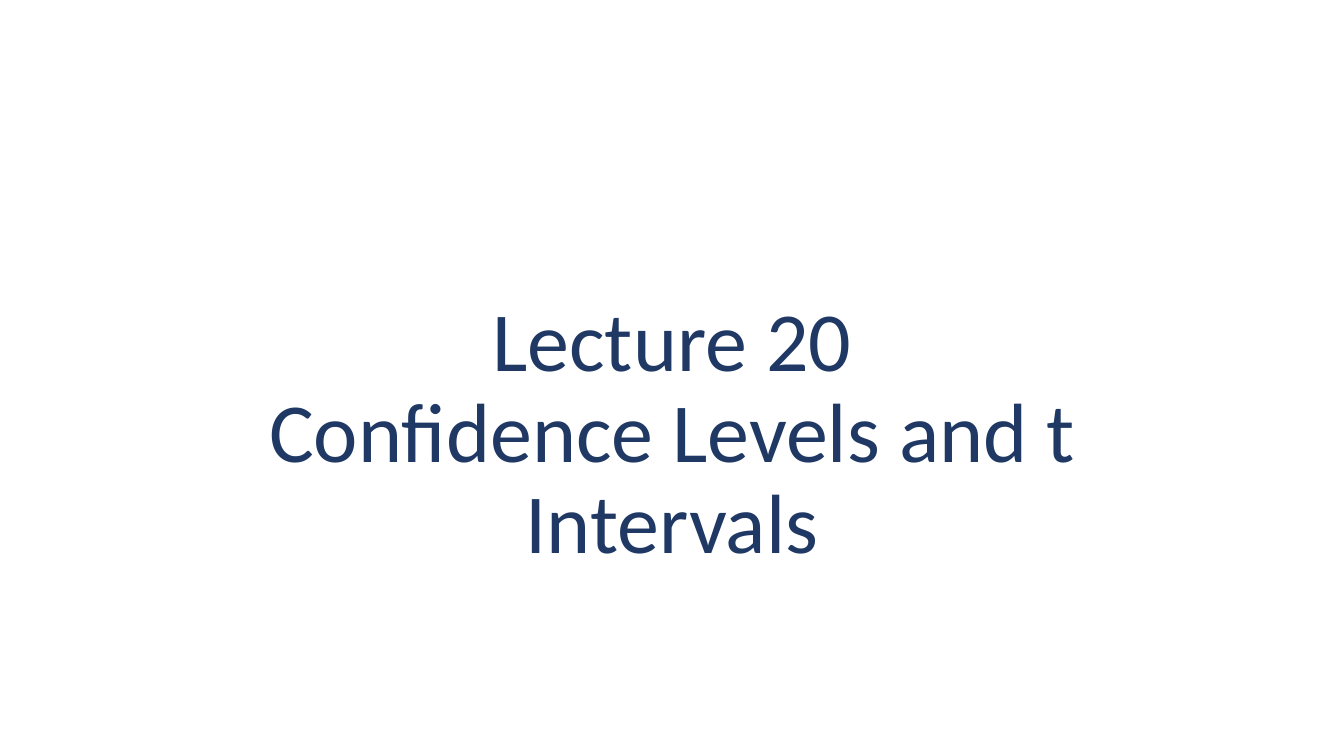
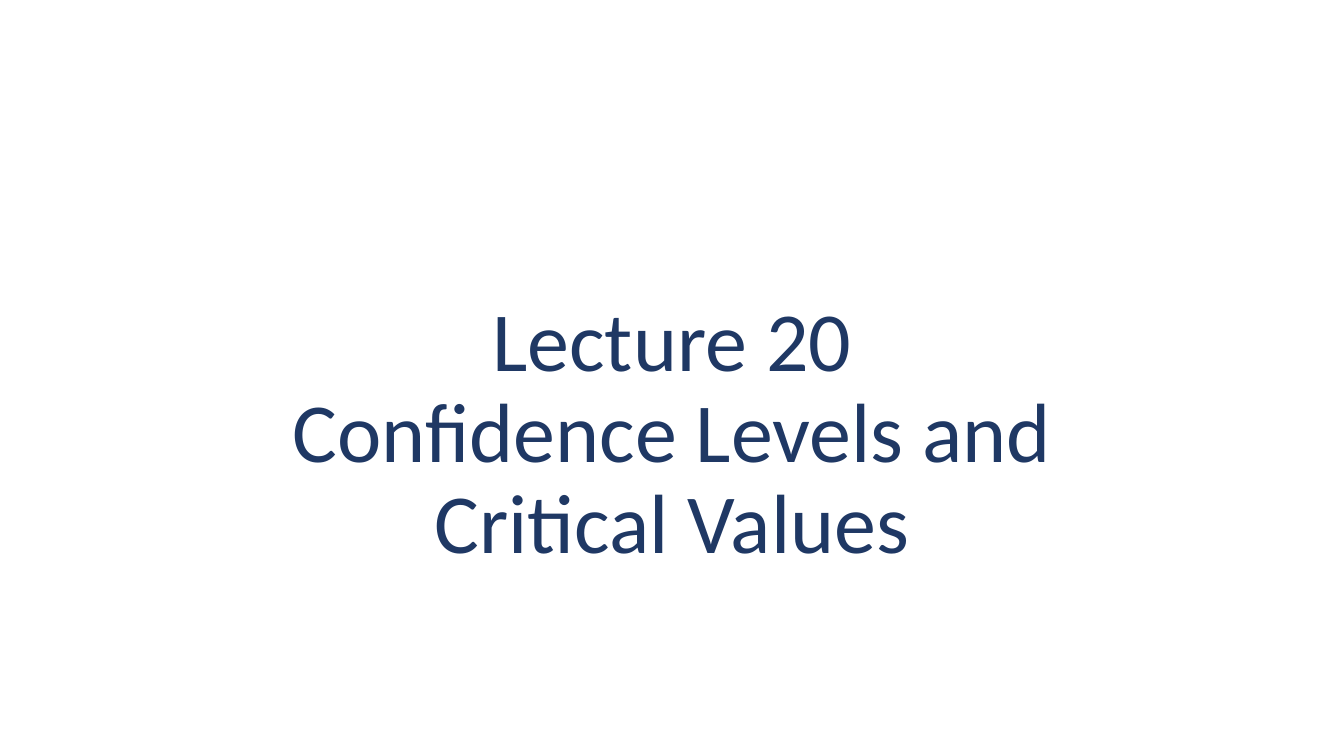
Before and after one commit to Jarred6068/UI_STAT251-03_Spring_2024, a slide deck: slide 1 of docs/lecture_slides/Week 9/2026/Week9_Lecture20_Slides_10_21_2026.pptx. Drawn at 1344x756 pixels with LibreOffice and Linux fonts; fonts in the diff are those of the drawing. Boxes give left, top, right and bottom in pixels: in the first picture for what was removed or moved away, otherwise in the second. Text is boxed around its words. In the diff, an @@ line names an element or a change of style, - is before the commit and + after.

```diff
--- a/docs/lecture_slides/Week 9/2026/Week9_Lecture20_Slides_10_21_2026.pptx
+++ b/docs/lecture_slides/Week 9/2026/Week9_Lecture20_Slides_10_21_2026.pptx
@@ title at [293, 316, 1051, 554]: text changed @@
-Lecture 20
-Confidence Levels and t Intervals
+Lecture 20
+Confidence Levels and Critical Values
```
Also in this commit, not shown: 12 slides removed, 38 other files.
